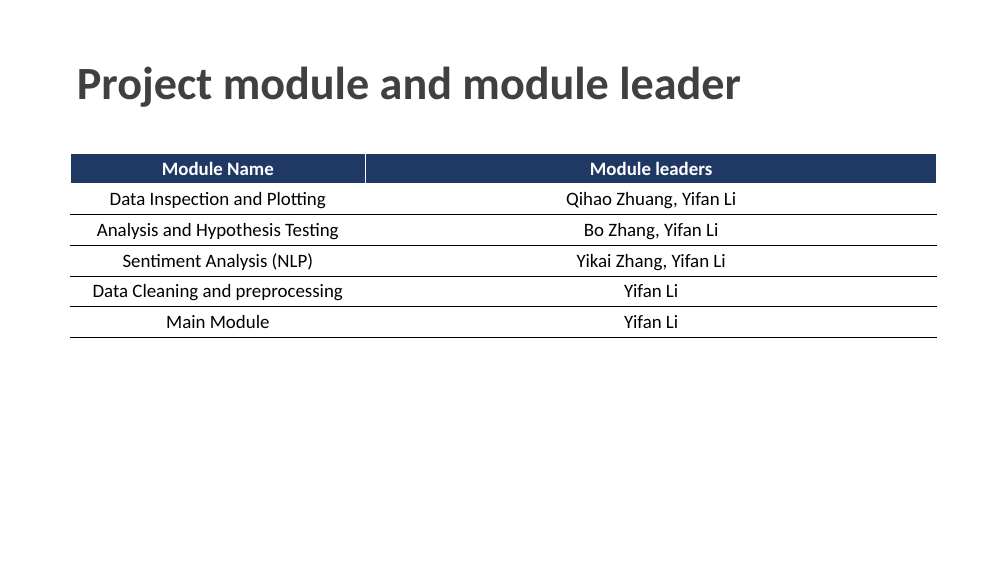
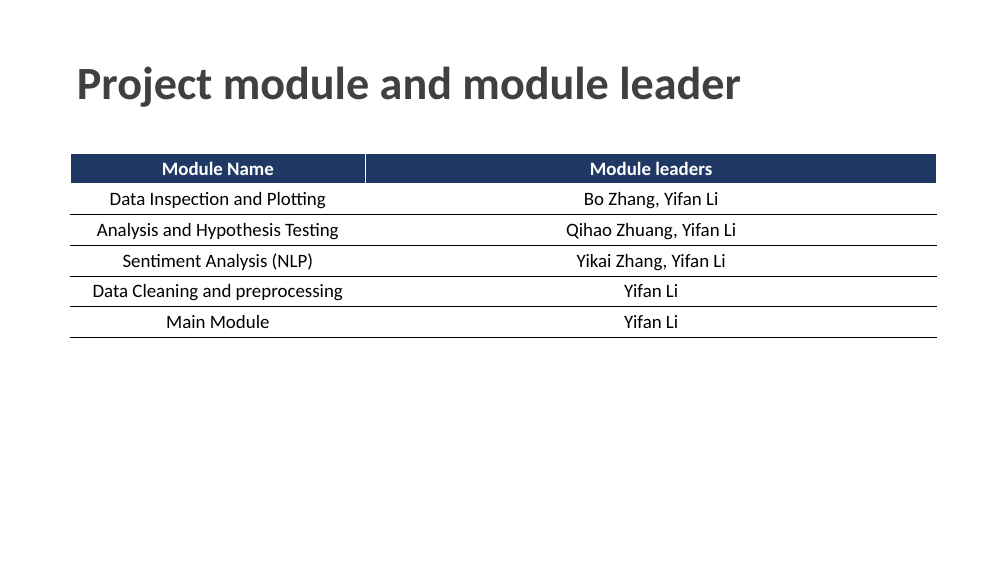
Before and after one commit to charlesyifanli/python_and_data, a slide deck: slide 3 of mini_project/SCSE 24 Mini-project presentation (Group No. 24).pptx. Drawn at 1008x567 pixels with LibreOffice and Linux fonts; fonts in the diff are those of the drawing; background and template pictures are left out. Boxes give left, top, right and bottom in pixels: in the first picture for what was removed or moved away, otherwise in the second. Text is boxed around its words. In the diff, an @@ line names an element or a change of style, - is before the commit and + after.

Commit message:
mini project

```diff
--- a/mini_project/SCSE 24 Mini-project presentation (Group No. 24).pptx
+++ b/mini_project/SCSE 24 Mini-project presentation (Group No. 24).pptx
@@ table at (x1=70, y1=154, x2=937, y2=337) @@
-row 2, column 2: Qihao Zhuang, Yifan Li
+row 2, column 2: Bo Zhang, Yifan Li
-row 3, column 2: Bo Zhang, Yifan Li
+row 3, column 2: Qihao Zhuang, Yifan Li
```
